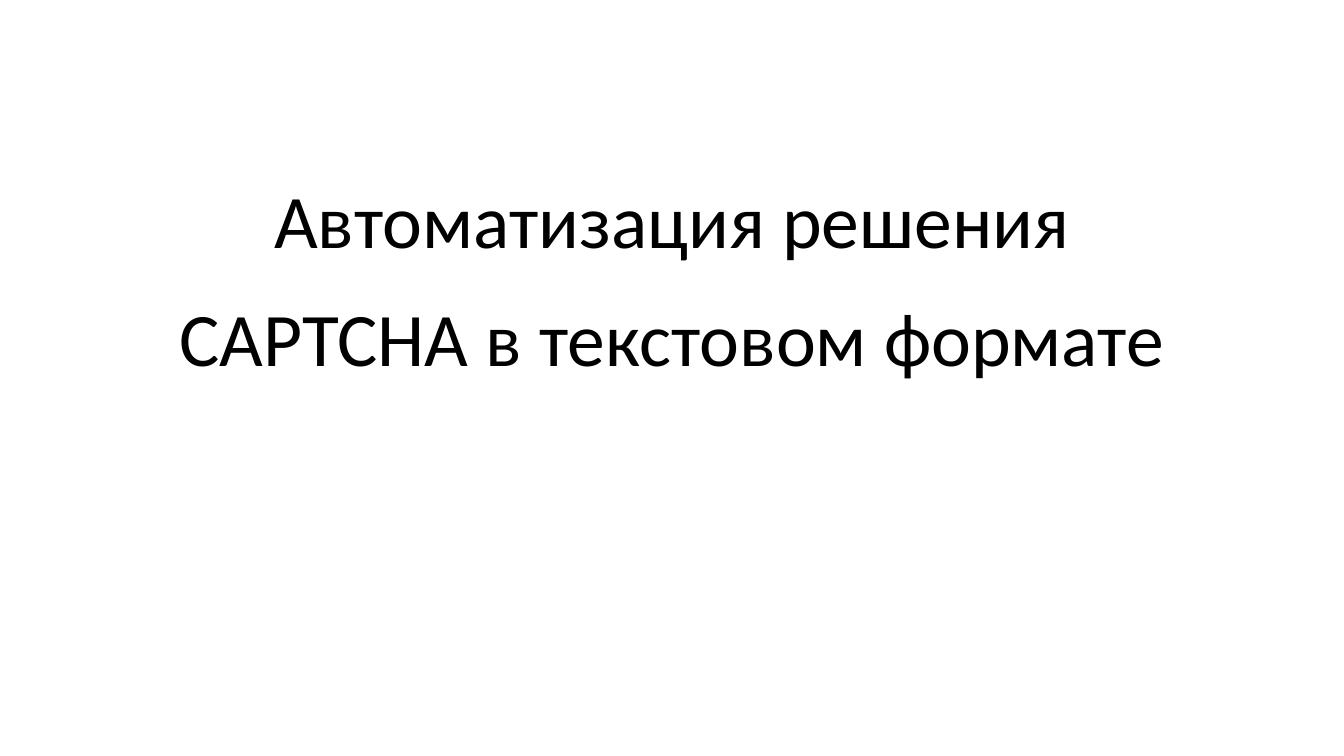
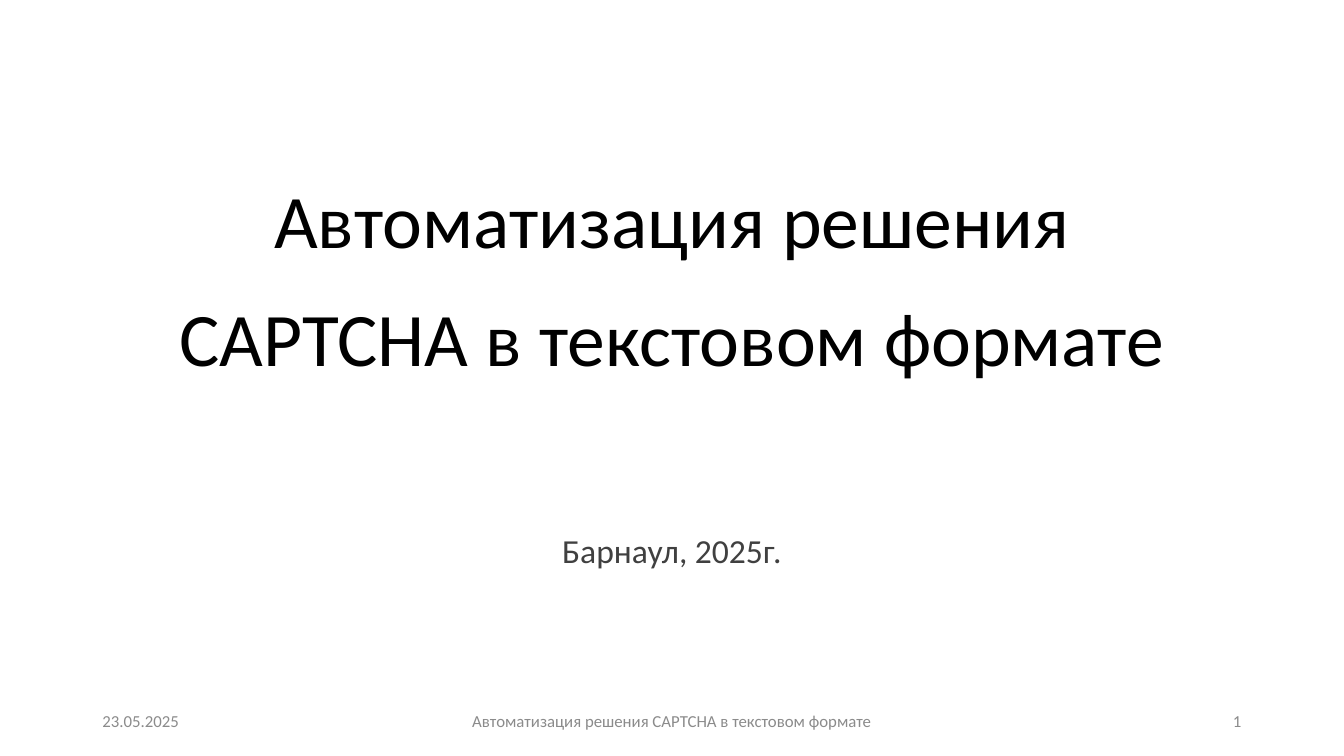
Before and after one commit to Alexxxander-Laptev/university_projects, a slide deck: slide 1 of 2_course_master/Конференции/Презентация для конференции.pptx. Drawn at 1344x756 pixels with LibreOffice and Linux fonts; fonts in the diff are those of the drawing. Boxes give left, top, right and bottom in pixels: in the first picture for what was removed or moved away, otherwise in the second. Text is boxed around its words. In the diff, an @@ line names an element or a change of style, - is before the commit and + after.

```diff
--- a/2_course_master/Конференции/Презентация для конференции.pptx
+++ b/2_course_master/Конференции/Презентация для конференции.pptx
@@ subtitle added at bbox=[562, 541, 782, 569], 24 pt, text #404040 @@
+Барнаул, 2025г.
@@ text added at bbox=[102, 716, 178, 727], 12 pt, text #8C8C8C @@
+23.05.2025
@@ text added at bbox=[472, 716, 871, 730], 12 pt, text #8C8C8C @@
+Автоматизация решения CAPTCHA в текстовом формате
@@ page number added at bbox=[1233, 716, 1241, 727], 12 pt, text #8C8C8C @@
+1
```
Also in this commit, not shown: 11 other slides changed.
